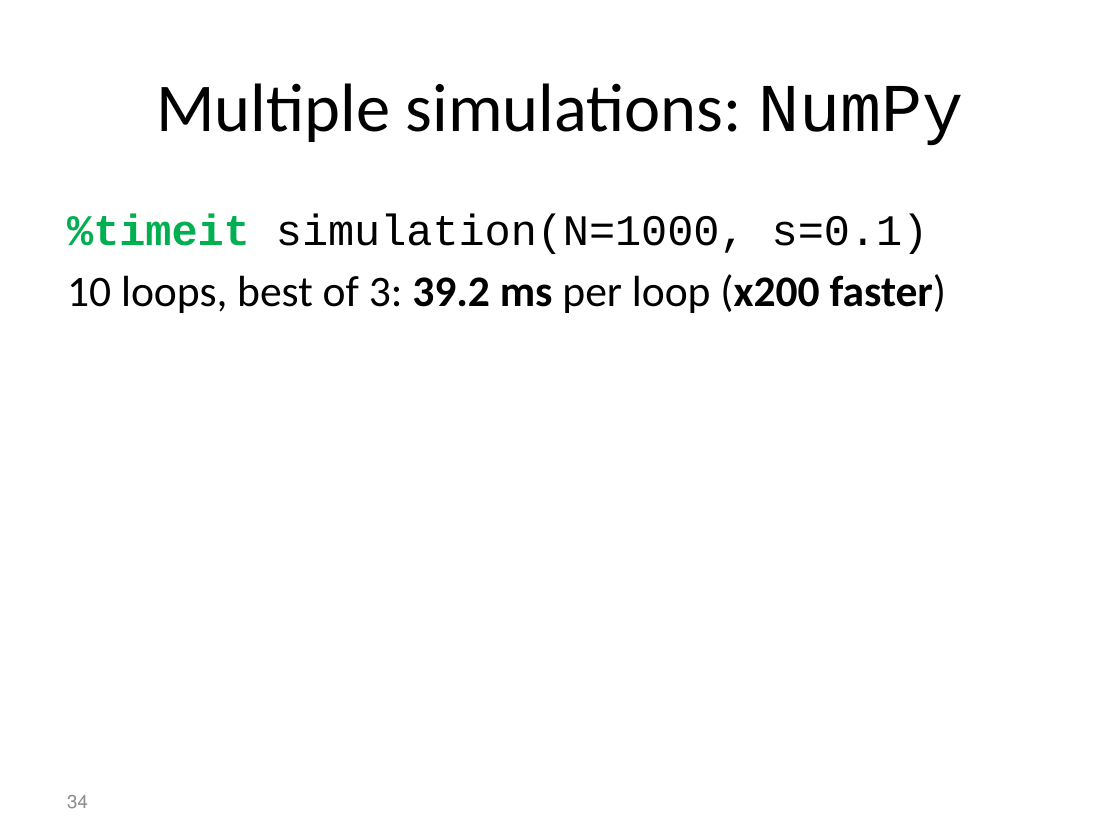
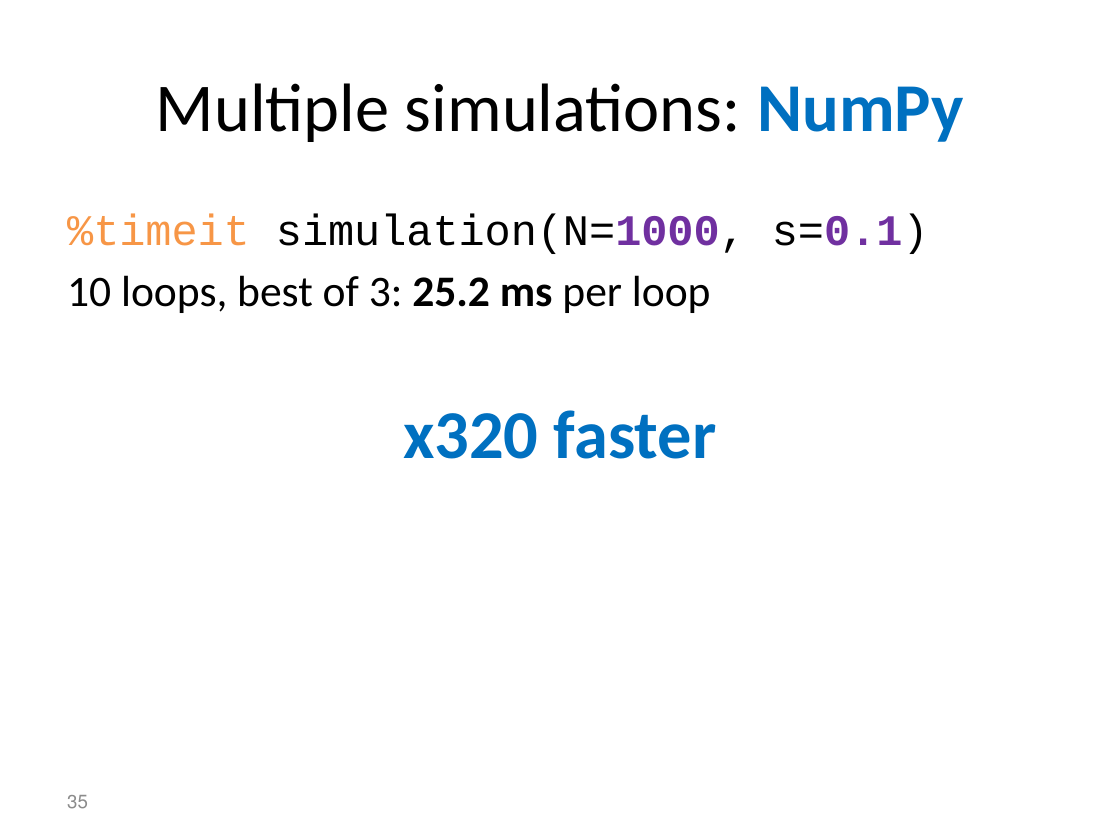
Before and after one commit to yoavram/PyConIL2016, a slide deck: slide 35 of presentation.pptx (slide 34 before the commit). Drawn at 1120x840 pixels with LibreOffice and Linux fonts; fonts in the diff are those of the drawing. Boxes give left, top, right and bottom in pixels: in the first picture for what was removed or moved away, otherwise in the second. Text is boxed around its words. In the diff, an @@ line names an element or a change of style, - is before the commit and + after.

```diff
--- a/presentation.pptx
+++ b/presentation.pptx
@@ title "Multiple simulations: NumPy" at [156, 83, 964, 142]: font Courier New to Calibri, text colour #000000 to #0070C0, bold on in "NumPy" @@
@@ text at [67, 213, 929, 254]: text colour #00B050 to #F79646, bold off in "%timeit"; text colour #000000 to #7030A0, bold on in "simulation(N=1000, s=0.1)" @@
@@ text at [67, 275, 716, 459]: text changed @@
-10 loops, best of 3: 39.2 ms per loop (x200 faster)
+10 loops, best of 3: 25.2 ms per loop
+x320 faster
@@ page number at [67, 795, 88, 809]: text changed @@
-34
+35
```
Also in this commit, not shown: 28 other slides changed, 23 slides added, 2 slides removed, 1 other file.
